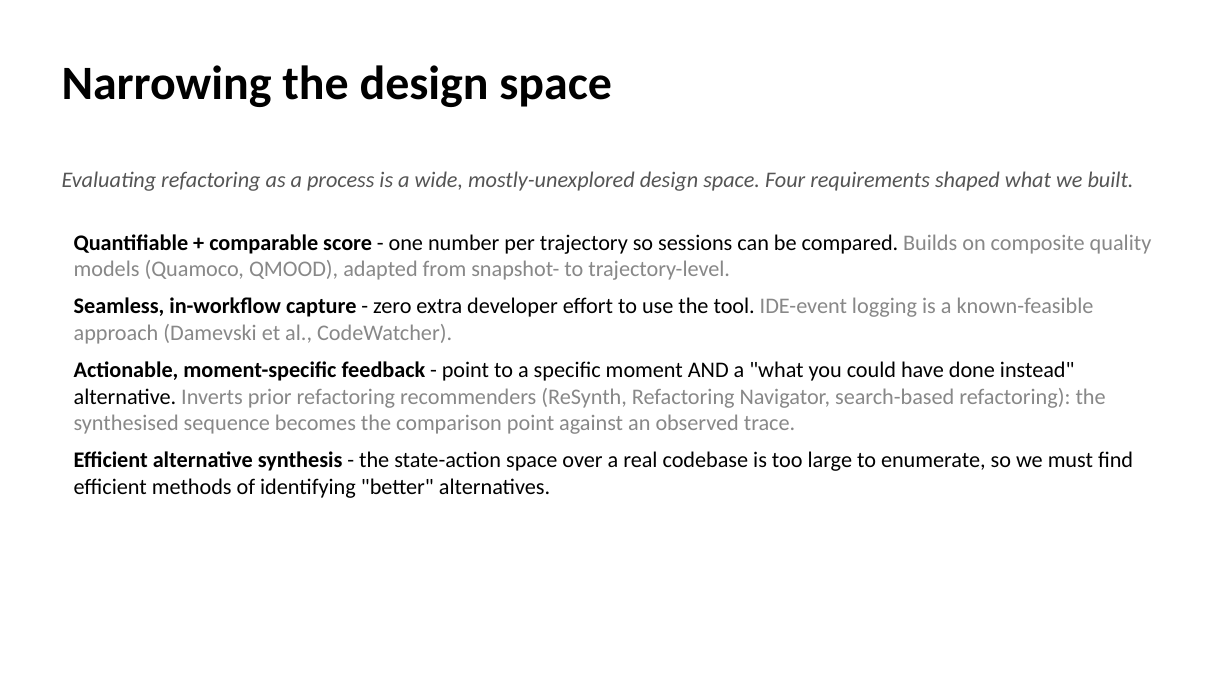
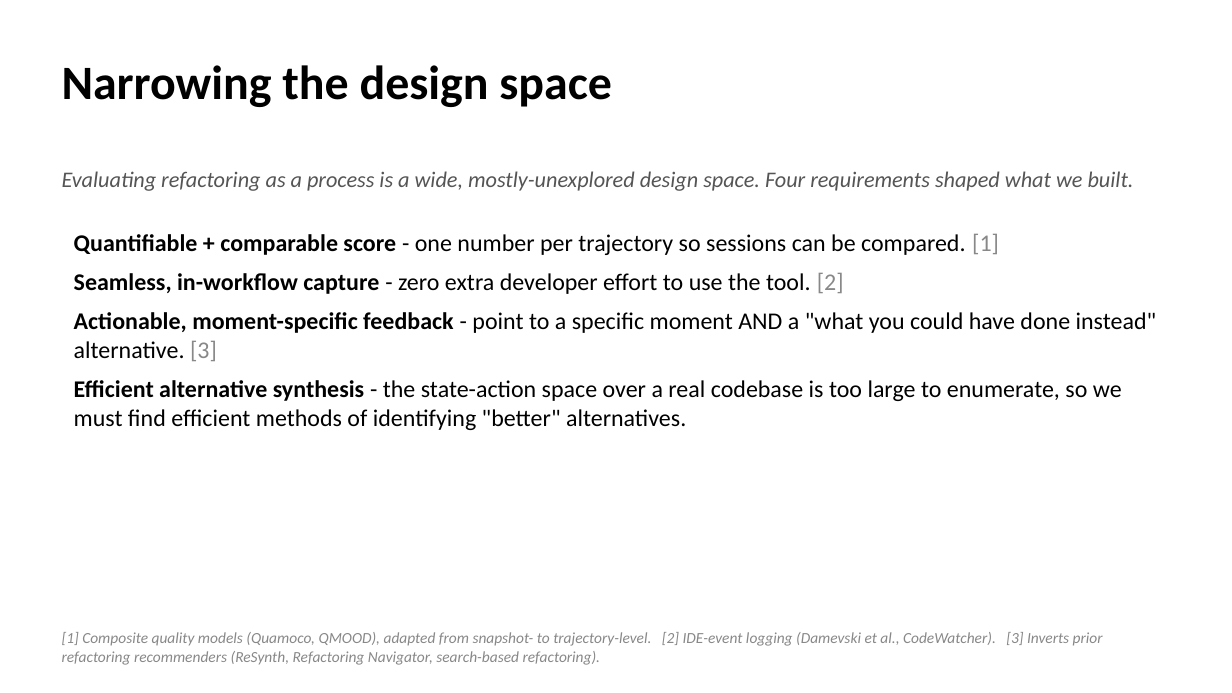
Before and after one commit to EthanHosier/fyp, a slide deck: slide 4 of presentation/slides.pptx. Drawn at 1232x693 pixels with LibreOffice and Linux fonts; fonts in the diff are those of the drawing. Boxes give left, top, right and bottom in pixels: in the first picture for what was removed or moved away, otherwise in the second. Text is boxed around its words. In the diff, an @@ line names an element or a change of style, - is before the commit and + after.

```diff
--- a/presentation/slides.pptx
+++ b/presentation/slides.pptx
@@ text at [74, 234, 1157, 361]: text changed; size 13 to 14 pt; text colour #888888 to #000000 @@
-• Quantifiable + comparable score - one number per trajectory so sessions can be compared. Builds on composite quality models (Quamoco, QMOOD), adapted from snapshot- to trajectory-level.
-• Seamless, in-workflow capture - zero extra developer effort to use the tool. IDE-event logging is a known-feasible approach (Damevski et al., CodeWatcher).
-• Actionable, moment-specific feedback - point to a specific moment AND a "what you could have done instead" alternative. Inverts prior refactoring recommenders (ReSynth, Refactoring Navigator, search-based refactoring): the synthesised sequence becomes the comparison point against an observed trace.
+• Quantifiable + comparable score - one number per trajectory so sessions can be compared. [1]
+• Seamless, in-workflow capture - zero extra developer effort to use the tool. [2]
+• Actionable, moment-specific feedback - point to a specific moment AND a "what you could have done instead" alternative. [3]
@@ text at [74, 380, 1122, 430]: size 13 to 14 pt in "Efficient alternative synthesis - the state-action space ..." @@
@@ text added at [62, 632, 1103, 665], 9 pt, text #888888, italic @@
+[1] Composite quality models (Quamoco, QMOOD), adapted from snapshot- to trajectory-level. [2] IDE-event logging (Damevski et al., CodeWatcher). [3] Inverts prior refactoring recommenders (ReSynth, Refactoring Navigator, search-based refactoring).
```
Also in this commit, not shown: 1 other file.
